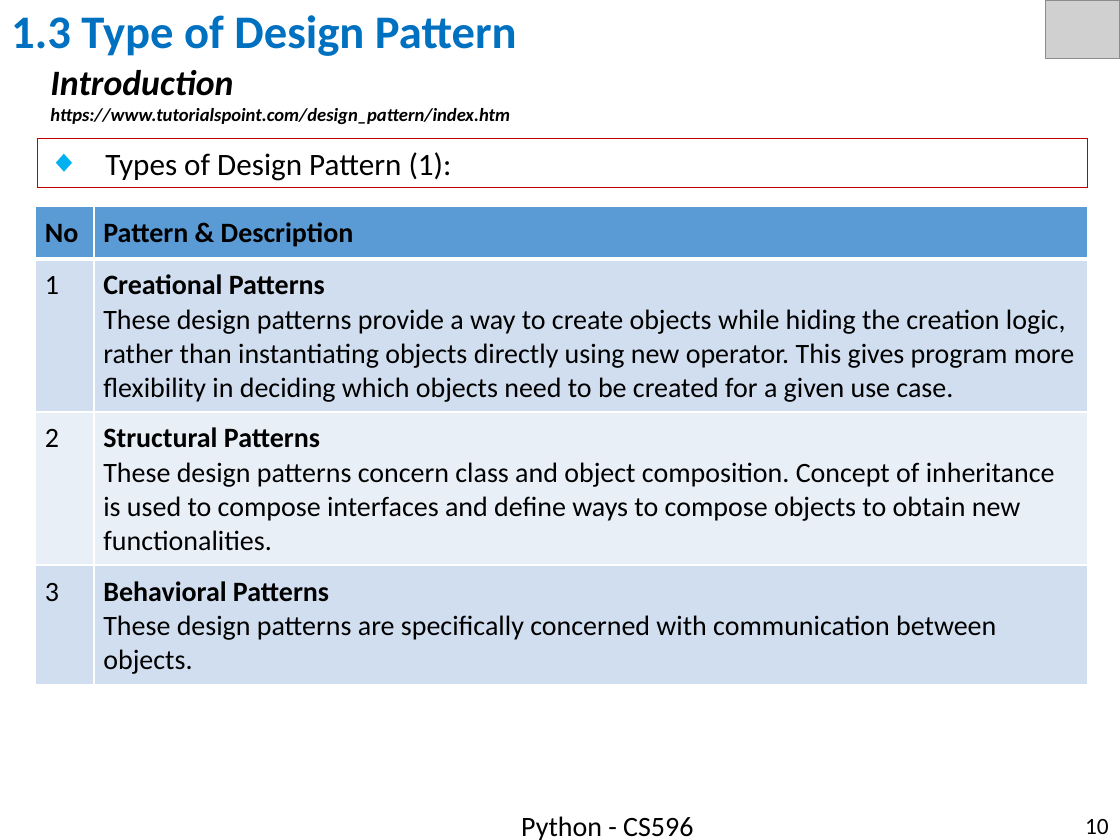
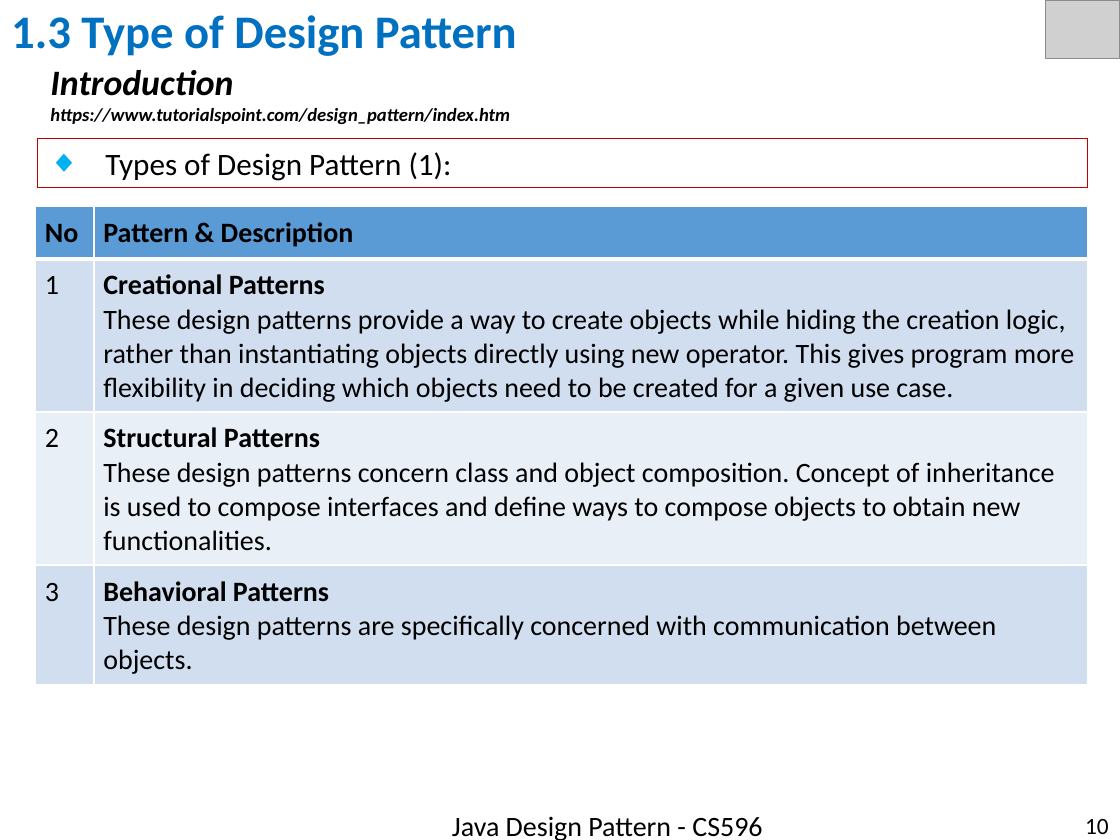
Before and after one commit to dizhaung/IoT, a slide deck: slide 10 of doc/Pattern/15_Ch01_DesignPattern.pptx. Drawn at 1120x840 pixels with LibreOffice and Linux fonts; fonts in the diff are those of the drawing; grey boxes stand for pictures; background and template pictures are left out. Boxes give left, top, right and bottom in pixels: in the first picture for what was removed or moved away, otherwise in the second. Text is boxed around its words. In the diff, an @@ line names an element or a change of style, - is before the commit and + after.

```diff
--- a/doc/Pattern/15_Ch01_DesignPattern.pptx
+++ b/doc/Pattern/15_Ch01_DesignPattern.pptx
@@ text at box(452, 817, 762, 840): text changed @@
-Python - CS596
+Java Design Pattern - CS596
```
Also in this commit, not shown: 6 other slides changed, 37 other files.
